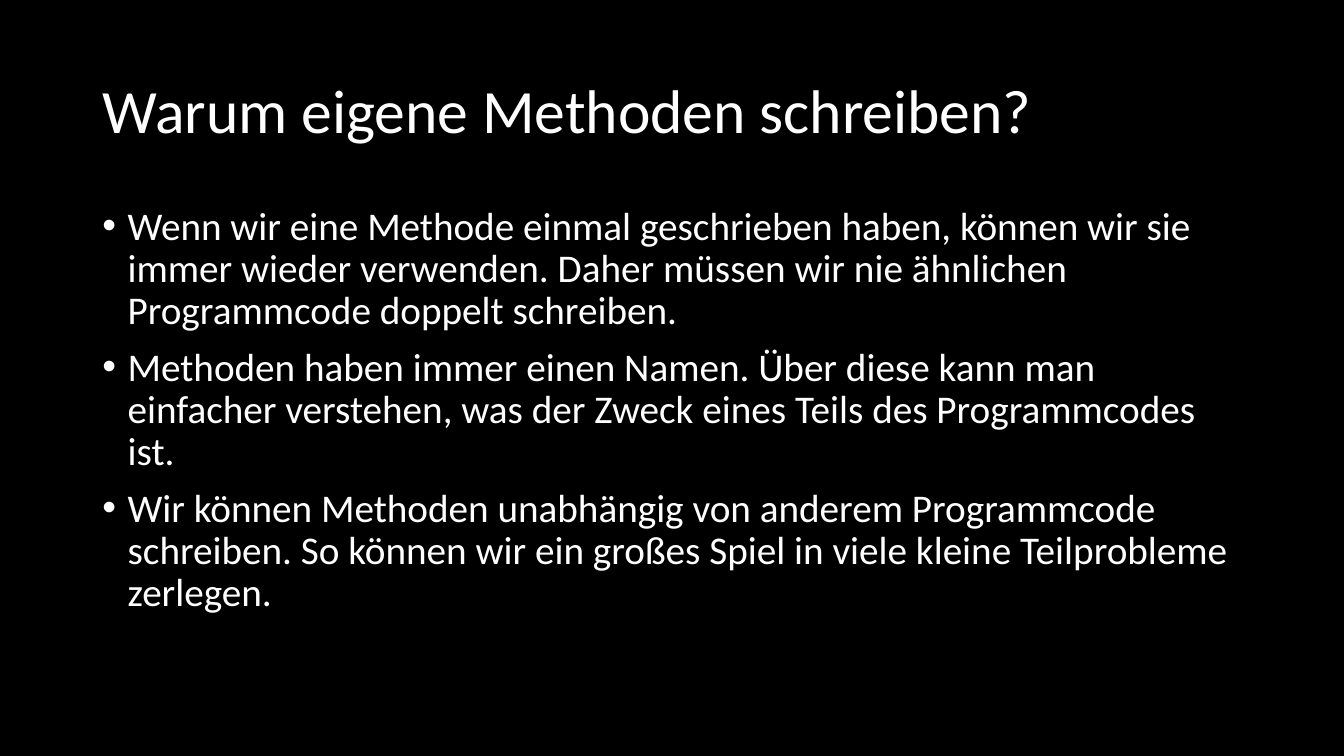
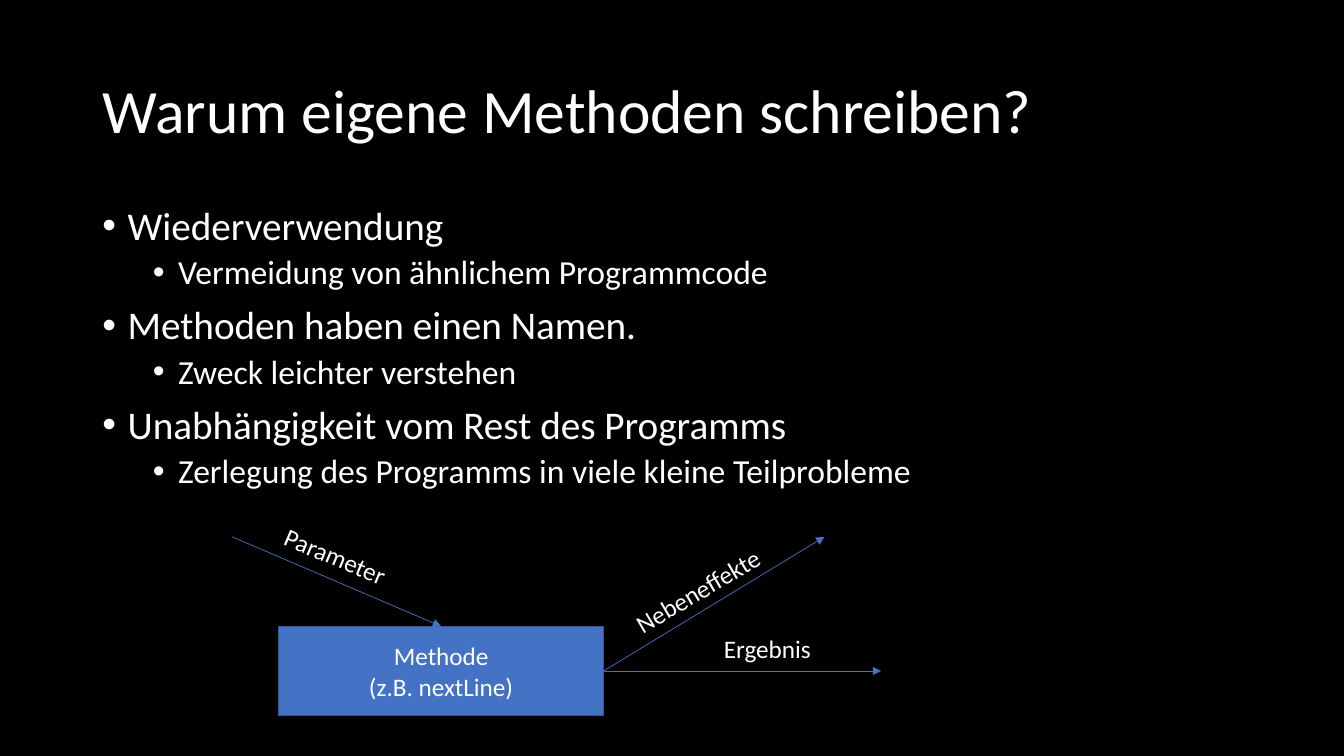
Before and after one commit to Cactusroot/Java, a slide deck: slide 17 of src/Java.pptx. Drawn at 1344x756 pixels with LibreOffice and Linux fonts; fonts in the diff are those of the drawing. Boxes give left, top, right and bottom in pixels: in the first picture for what was removed or moved away, otherwise in the second. Text is boxed around its words. In the diff, an @@ line names an element or a change of style, - is before the commit and + after.

```diff
--- a/src/Java.pptx
+++ b/src/Java.pptx
@@ text at [128,212,911,489]: text changed; size 28 to 24 pt @@
-• Wenn wir eine Methode einmal geschrieben haben, können wir sie immer wieder verwenden. Daher müssen wir nie ähnlichen Programmcode doppelt schreiben.
-• Methoden haben immer einen Namen. Über diese kann man einfacher verstehen, was der Zweck eines Teils des Programmcodes ist.
-• Wir können Methoden unabhängig von anderem Programmcode schreiben. So können wir ein großes Spiel in viele kleine Teilprobleme zerlegen.
+• Wiederverwendung
+  • Vermeidung von ähnlichem Programmcode
+• Methoden haben einen Namen.
+  • Zweck leichter verstehen
+• Unabhängigkeit vom Rest des Programms
+  • Zerlegung des Programms in viele kleine Teilprobleme
@@ arrow added from (232, 537) to (442, 626), #4472C4 0.5 pt @@
@@ text added at [269,513,404,600], 18 pt, text #FFFFFF @@
+Parameter
@@ arrow added from (604, 671) to (825, 537), #4472C4 0.5 pt @@
@@ text added at [619,513,809,648], 18 pt, text #FFFFFF @@
+Nebeneffekte
@@ rectangle added at [278,626,603,716], fill #4472C4, outline #325491 1 pt, 18 pt, text #FFFFFF @@
+Methode
+(z.B. nextLine)
@@ text added at [724,640,811,663], 18 pt, text #FFFFFF @@
+Ergebnis
@@ arrow added from (604, 671) to (881, 671), #4472C4 0.5 pt @@
```
Also in this commit, not shown: 7 other slides changed, 1 slide added, 4 other files.
